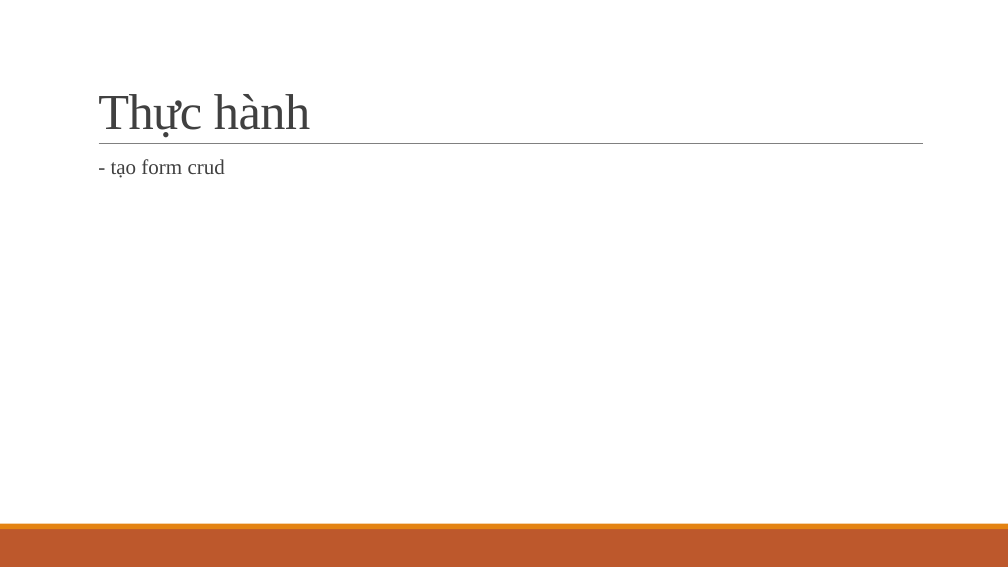
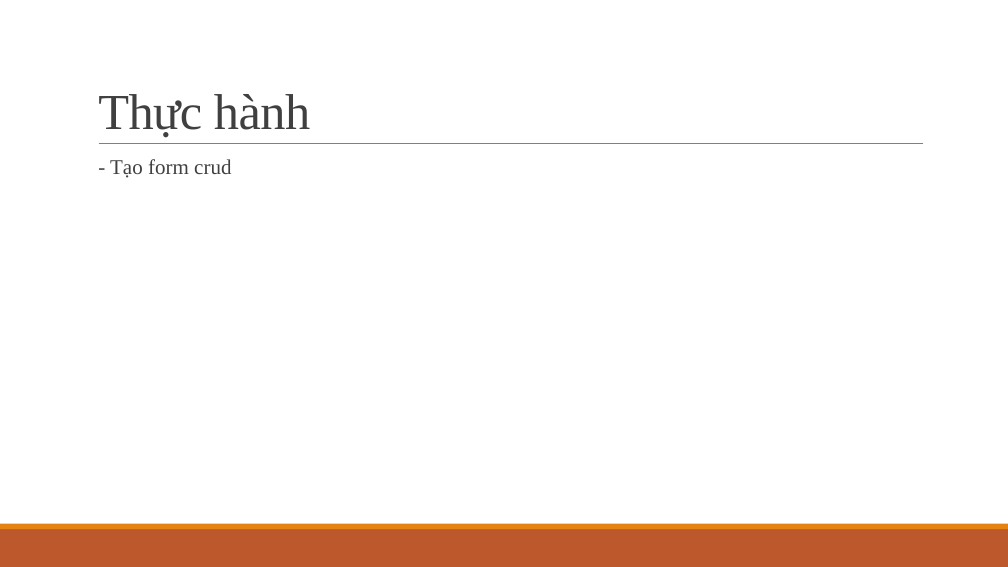
Before and after one commit to ddinhftieens/tranning-react, a slide deck: slide 26 of react_ts.pptx (slide 7 before the commit). Drawn at 1008x567 pixels with LibreOffice and Linux fonts; fonts in the diff are those of the drawing. Boxes give left, top, right and bottom in pixels: in the first picture for what was removed or moved away, otherwise in the second. Text is boxed around its words. In the diff, an @@ line names an element or a change of style, - is before the commit and + after.

```diff
--- a/react_ts.pptx
+++ b/react_ts.pptx
@@ text at box(110, 159, 231, 178): text changed @@
-  - tạo form crud
+  - Tạo form crud
```
Also in this commit, not shown: 6 other slides changed, 19 slides added, 2 other files.
